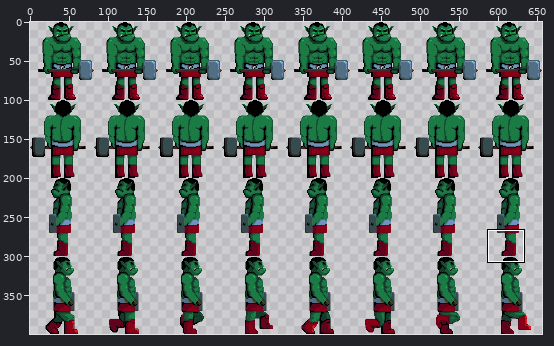
Edited in one commit: sprite sheet (images/Monsters/OrcChief.png). The picture above shows the old version from afar; the outline marks the close-up.
Close-up. As it was:
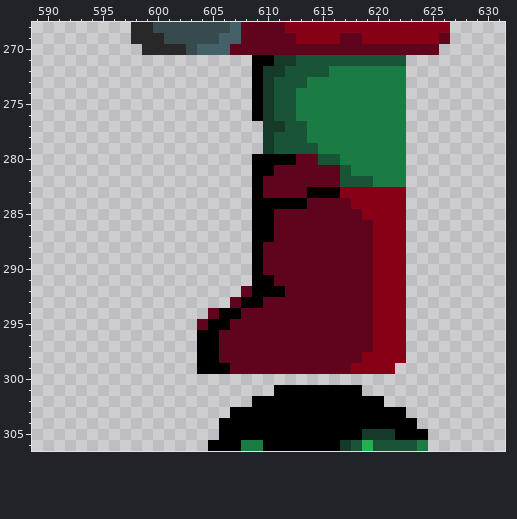
The file is 656x400 pixels. Shown: x 589..631, y 268..306. The commit also changed other parts of the picture, which this record leaves out.
And afterwards:
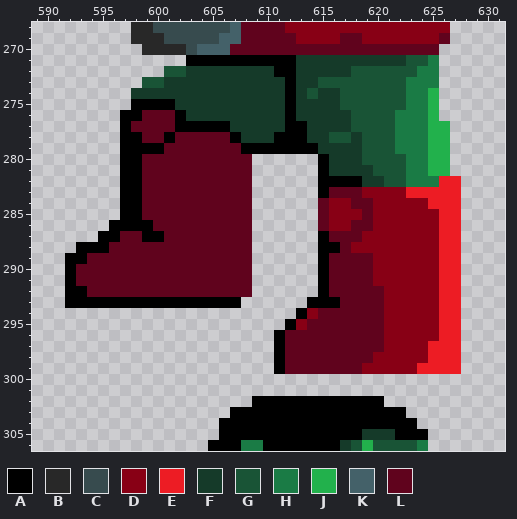
Palette (. is transparent): A #000000  B #282828  C #374b4e  D #880015  E #ed1c24  F #153a29  G #195436  H #1a7b45  J #22b14c  K #446169  L #60031d
The exact change:
Changed rows in their new state; - is an unchanged pixel.
first column x 592:
271 -----------AAAAAA--AAFFFFFFFFFFGGH--
272 ---------GGFFFFFFF-AAFFFFFGGGGGGHH--
273 -------GGFFFFFFFFF-FAFFGGGGGGGGHHH--
274 ------FFFFFFFFFFFF-FAFGFFGGGGGGHHJ--
275 ------AAAAFFFFFFFF-FAFFFFGGGGGGHHJ--
276 -----AALLLAFFFFFFF-FAFFFFFGGGG-HHJ--
277 -----ALLLLAAAAAFFF--AAFFFFGGGG-HHJJ-
278 -----AALLALLLLLAFF-AAAFFGGFGGG-HHJJ-
279 -----AAAALLLLLLLAAAAAAAFFFFGGG-HHJJ-
280 -----AALLLLLLLLLL......AFFFGGGGHHJJ-
281 -----AALLLLLLLLLL......AFFFFGGGHHJJ-
282 -----AALLLLLLLLLL......AAAAFFGGHHHEE
283 -----AALLLLLLLLLL......-LLL----EEEEE
284 -----AALLLLLLLLLL......-DDLL---DDEEE
285 -----AALLLLLLLLLL......-DDDL---DDDEE
286 ----AAAALLLLLLLLL......-DD-----DDDEE
287 ---AALLAALLLLLLLL......A---D---DDDEE
288 -AAALLLLLLLLLLLLL......AA-DD---DDDEE
289 AALLLLLLLLLLLLLLL......A-------DDDEE
290 ALLLLLLLLLLLLLLLL......A-------DDDEE
291 ALLLLLLLLLLLLLLLL......A-------DDDEE
292 AALLLLLLLLLLLLLL-......A----L--DDDEE
293 AAAAAAAAAAAAAAAA......AAA---L--DDDEE
294 -------------........AD-----L--DDDEE
295 ------------........AD------L--DDDEE
296 ------------.......A--------L--DDDEE
297 ------------.......A--------L--DDEEE
298 ------------.......A-------L---DDEEE
299 ------------.......A------L---DDEEEE
301 -------------------........---------
Pixel boxes of the changes (left, top, right, bottom) in both close-ups:
changed: (65, 55, 461, 396)
